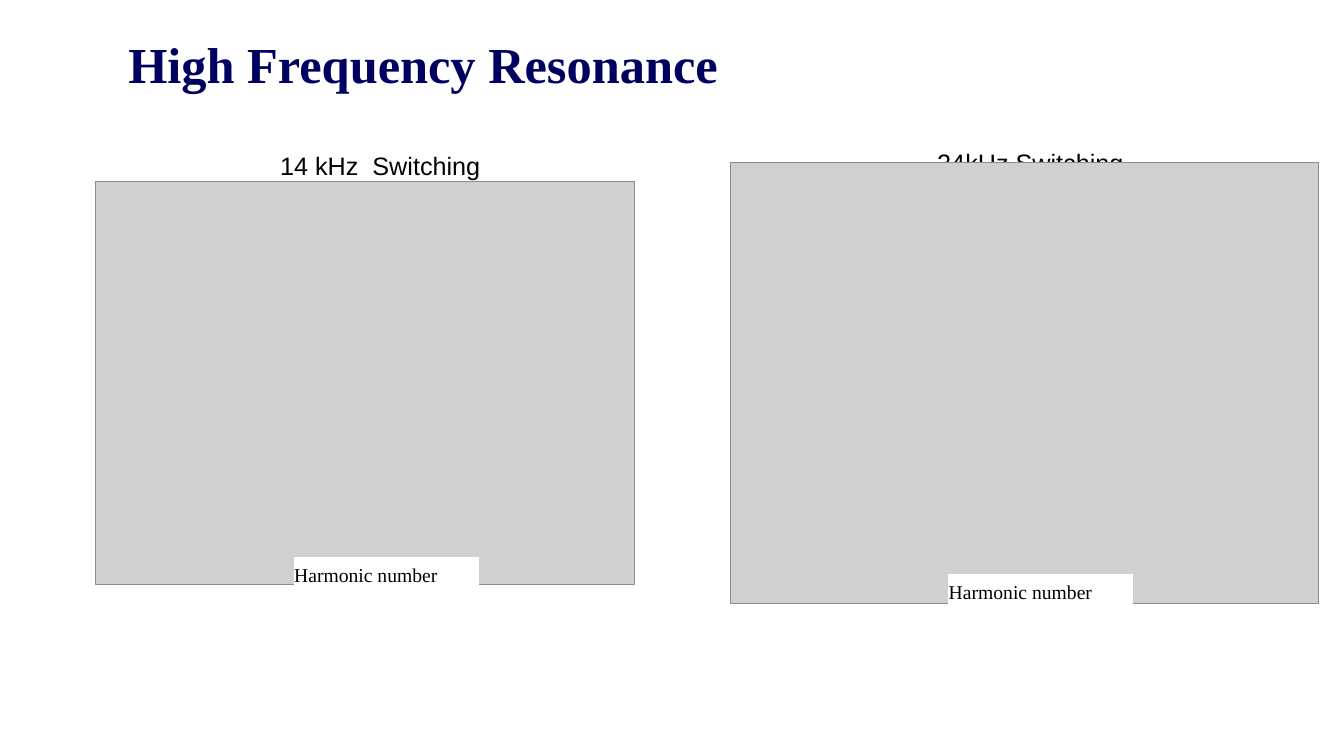
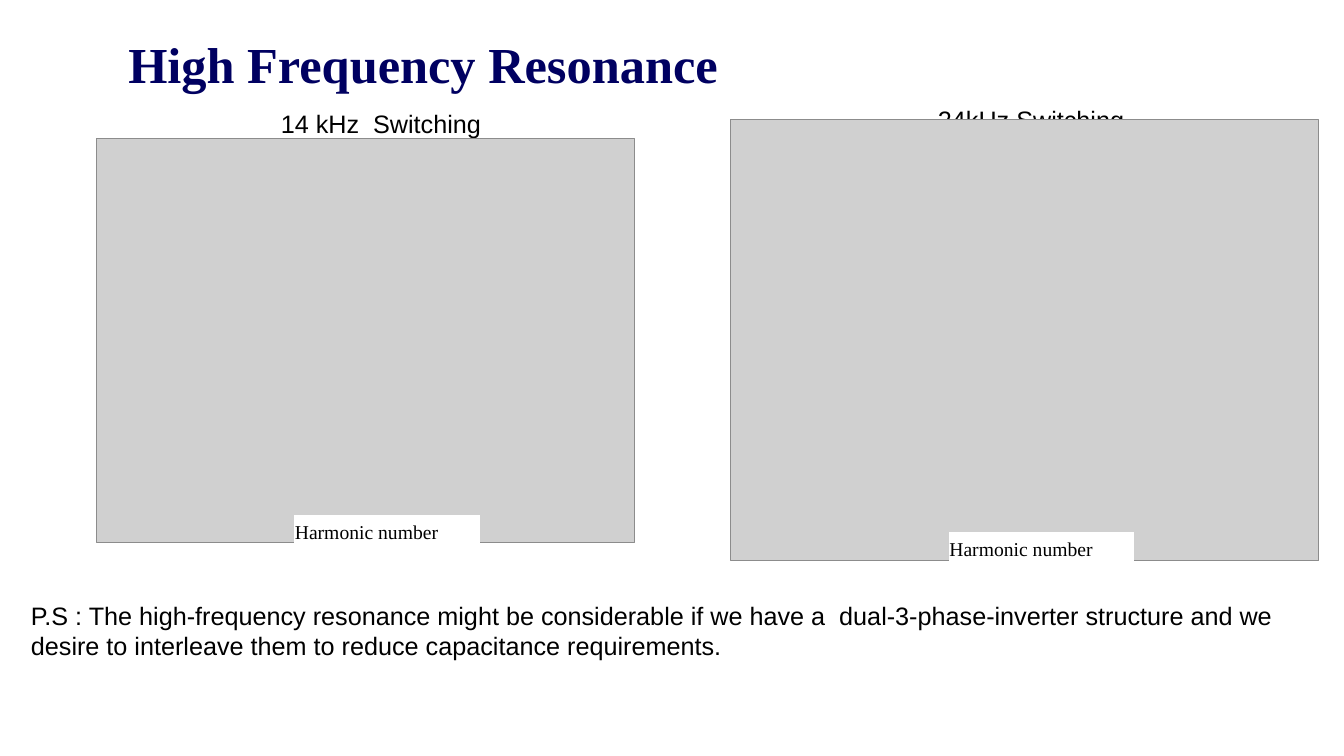
Before and after one commit to EnesAyaz/KTH, a slide deck: slide 12 of Weekly-Reports/HarmonicModellingInverter-Scania-2024.12.17.pptx. Drawn at 1344x756 pixels with LibreOffice and Linux fonts; fonts in the diff are those of the drawing; grey boxes stand for pictures; background and template pictures are left out. Boxes give left, top, right and bottom in pixels: in the first picture for what was removed or moved away, otherwise in the second. Text is boxed around its words. In the diff, an @@ line names an element or a change of style, - is before the commit and + after.

```diff
--- a/Weekly-Reports/HarmonicModellingInverter-Scania-2024.12.17.pptx
+++ b/Weekly-Reports/HarmonicModellingInverter-Scania-2024.12.17.pptx
@@ 2 texts, 1 picture: place and size @@
-2 texts, 1 picture at bbox=[280, 152, 1318, 604]
+2 texts, 1 picture at bbox=[281, 109, 1319, 562]
@@ 2 texts, 2 rectangles, 1 picture: place and size @@
-2 texts, 2 rectangles, 1 picture at bbox=[96, 181, 1133, 609]
+2 texts, 2 rectangles, 1 picture at bbox=[97, 138, 1133, 567]
@@ text added at bbox=[31, 606, 1272, 661], 18 pt, text #000000 @@
+P.S : The high-frequency resonance might be considerable if we have a dual-3-phase-inverter structure and we desire to interleave them to reduce capacitance requirements.
```
Also in this commit, not shown: 4 other slides changed, 3 other files.
